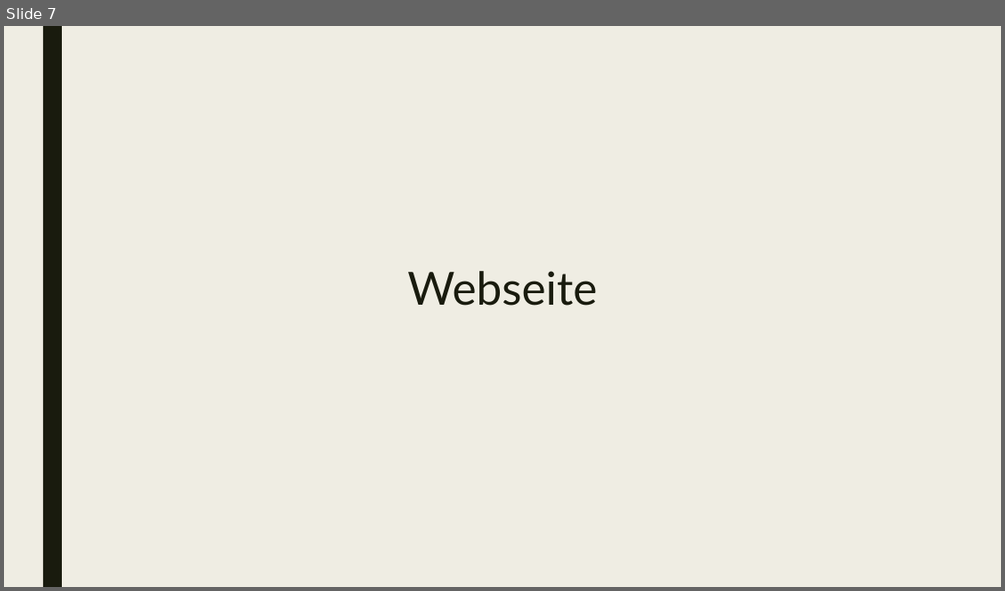
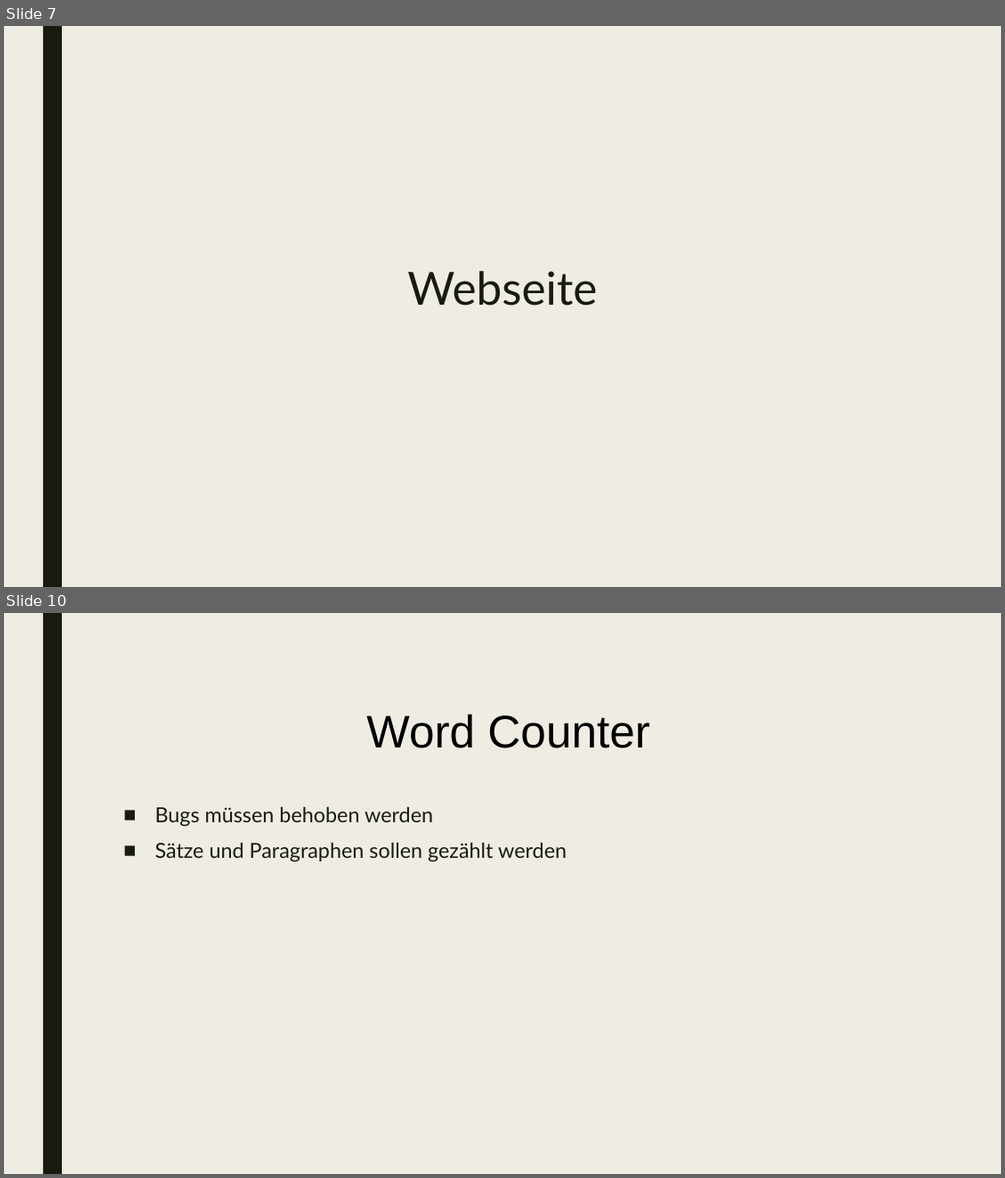
Before and after one commit to philippthuemler/WebEngineering_WordCounter, a slide deck: presentation_WordCounter.pptx. Shown one above the other, each under a label of ours: slide 7 before the commit, slides 7 and 10 after it; the slides between them are not shown. The pictures are 1005x591 and 1005x1178 pixels, drawn with LibreOffice and Linux fonts; fonts in the diff are those of the drawing. Boxes give left, top, right and bottom in pixels: in the first picture for what was removed or moved away, otherwise in the second. Text is boxed around its words. In the diff, an @@ line names an element or a change of style, - is before the commit and + after.

```diff
--- a/presentation_WordCounter.pptx
+++ b/presentation_WordCounter.pptx
@@ slide 10 added at [4,613,1001,1174], background #EFEDE3; not listed: 1 template element that a slide beside it also shows @@
@@ text added at [366,714,650,748], 44 pt, text #000000 @@
+Word Counter
@@ text added at [155,806,566,862], 20 pt, text #191B0E @@
+■ Bugs müssen behoben werden
+■ Sätze und Paragraphen sollen gezählt werden
```
Also in this commit, not shown: 3 other slides added, 4 slides removed, 1 other file.
